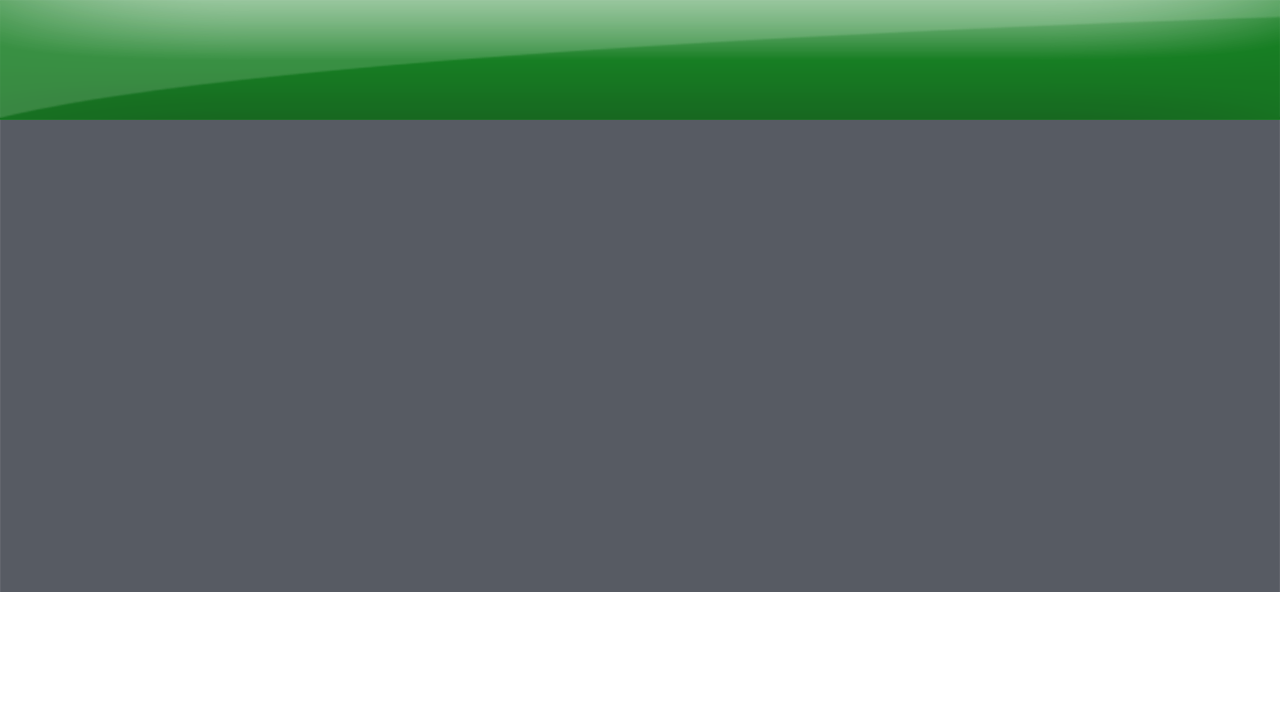
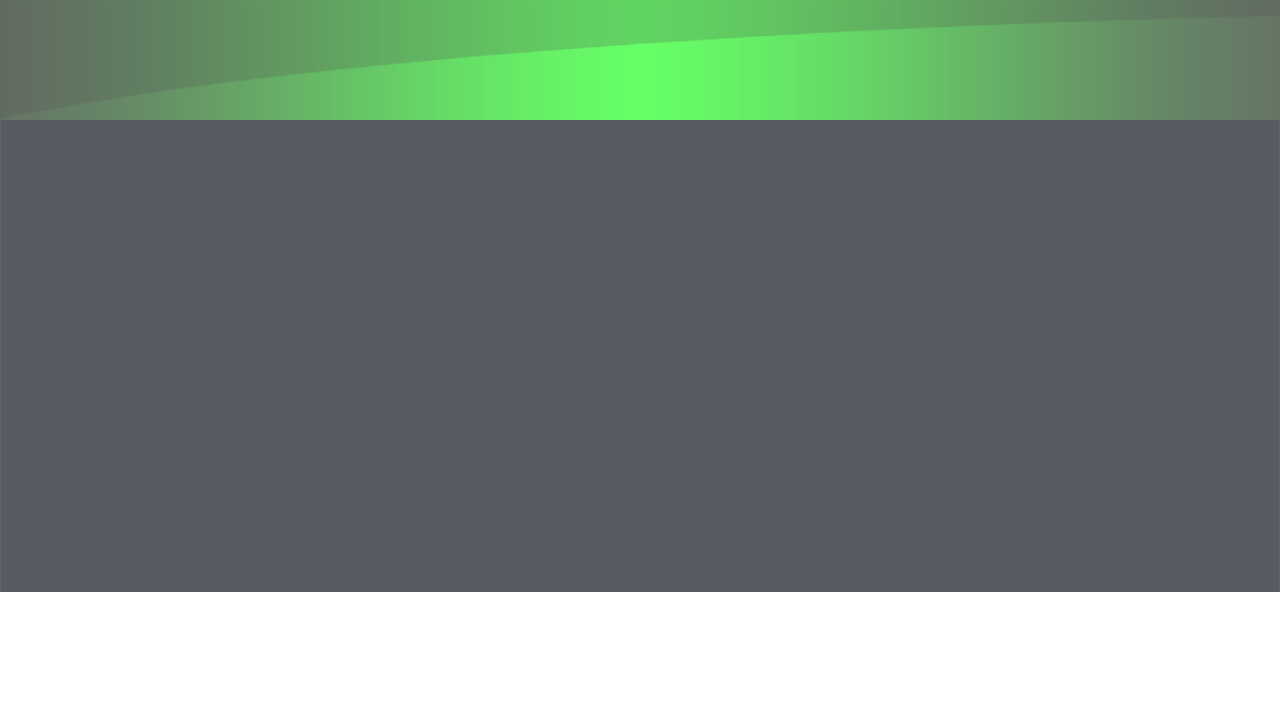
Before/after of a (1280, 720) layered artwork. What changed in the layer stack:
added layer "Layer 4" (25%) above "Layer 2 copy 4" over bbox(0, 0, 1280, 120)
added layer "Layer 2 copy 4" (60%) above "Layer 1 copy" over bbox(0, 0, 1280, 120)
hid "Layer 1 copy" over bbox(0, 0, 1280, 120)
